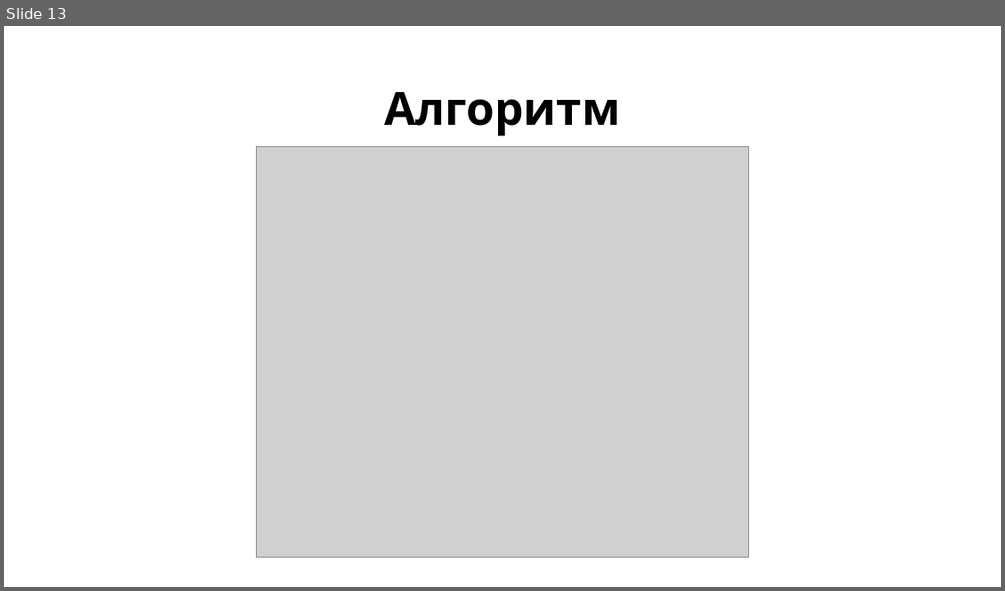
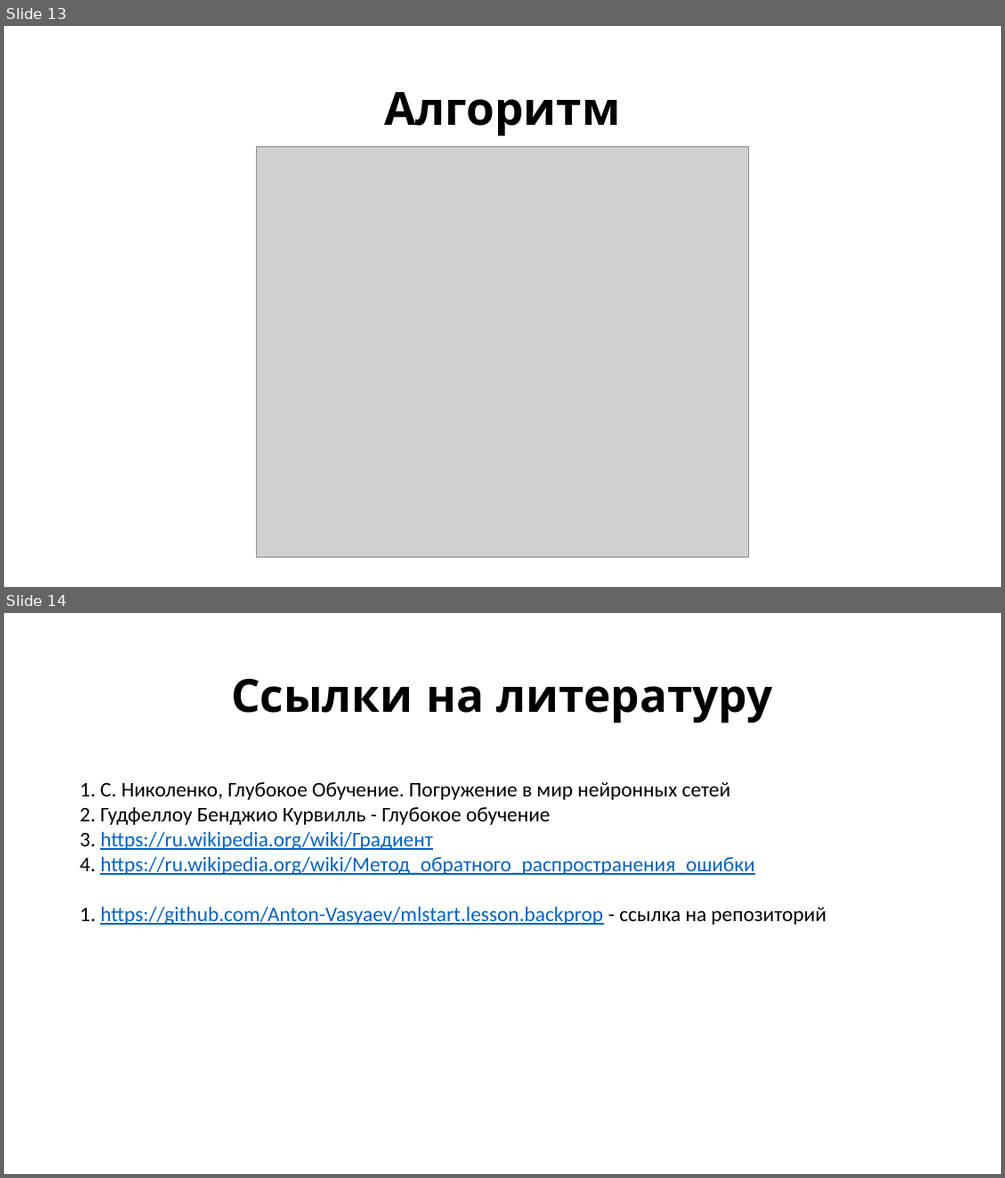
Before and after one commit to Anton-Vasyaev/mlstart.lesson.backprop, a slide deck: mlstart.backprop.pptx. Shown one above the other, each under a label of ours: slide 13 before the commit, slides 13 and 14 after it. The pictures are 1005x591 and 1005x1178 pixels, drawn with LibreOffice and Linux fonts; fonts in the diff are those of the drawing; grey boxes stand for pictures. Boxes give left, top, right and bottom in pixels: in the first picture for what was removed or moved away, otherwise in the second. Text is boxed around its words. In the diff, an @@ line names an element or a change of style, - is before the commit and + after.

```diff
--- a/mlstart.backprop.pptx
+++ b/mlstart.backprop.pptx
@@ slide 14 added at box(4, 613, 1001, 1174), background #FFFFFF @@
@@ title added at box(231, 679, 773, 723), 44 pt, text #000000, bold @@
+Ссылки на литературу
@@ text added at box(80, 782, 825, 925), 20 pt, text #0563C1, underline @@
+1. С. Николенко, Глубокое Обучение. Погружение в мир нейронных сетей
+2. Гудфеллоу Бенджио Курвилль - Глубокое обучение
+3. https://ru.wikipedia.org/wiki/Градиент
+4. https://ru.wikipedia.org/wiki/Метод_обратного_распространения_ошибки
+1. https://github.com/Anton-Vasyaev/mlstart.lesson.backprop - ссылка на репозиторий
```
Also in this commit, not shown: 1 other slide added.
